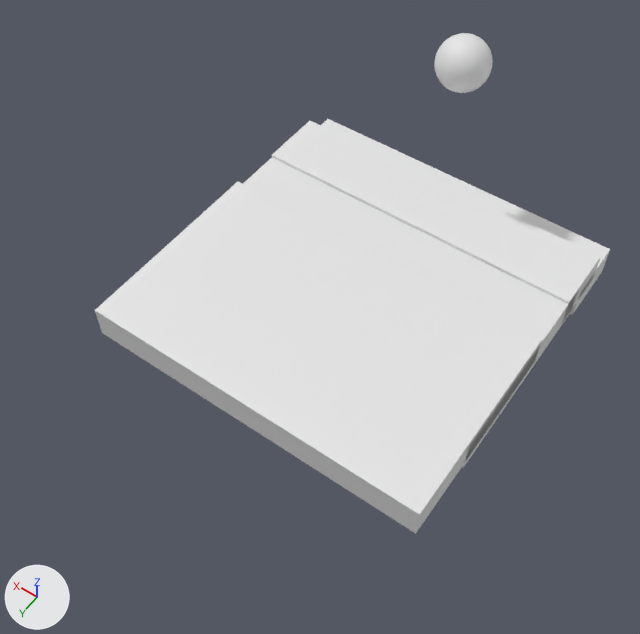
The Blender file Blender/Simulation.blend as it was, and as the next commit left it.
The view is the same before and after, from a 50 mm camera at (-16.5, 36.0, 38.1) aimed at (-0.5, 13.6, 2.9). Every picture has the same lights, and +X, +Y and +Z are marked at lower left.

Before the edit, the objects in view are built like this:
```python
me_cube = bpy.data.meshes.new('Cube')
me_cube.from_pydata(...)  # a box spanning x -1.0..1.0, y -1.0..1.0, z -1.0..1.0
me_cube_001 = bpy.data.meshes.new('Cube.001')
me_cube_001.from_pydata(...)  # a box spanning x -1.0..1.0, y -1.0..1.0, z -1.0..1.0
me_cube_002 = bpy.data.meshes.new('Cube.002')
me_cube_002.from_pydata(...)  # a box spanning x -1.0..1.0, y -1.0..1.0, z -1.0..1.0
me_cube_003 = bpy.data.meshes.new('Cube.003')
me_cube_003.from_pydata(...)  # a box spanning x -1.0..1.0, y -1.0..1.0, z -1.0..1.0
me_sphere = bpy.data.meshes.new('Sphere')
me_sphere.from_pydata(...)  # a UV sphere (32 segments, 16 rings, poles along z) spanning x -1.0..1.0, y -1.0..1.0, z -1.0..1.0
me_sphere.polygons.foreach_set('use_smooth', [True] * 512)
ob_cube = bpy.data.objects.new('Cube', me_cube)
ob_cube.location = (0.0, 0.0, -1.0)
ob_cube.scale = (10.0, 2.0, 1.0)
ob_cube_001 = bpy.data.objects.new('Cube.001', me_cube_001)
ob_cube_001.location = (0.0, 2.0, 0.2)
ob_cube_001.scale = (10.0, 2.0, 1.0)
ob_cube_002 = bpy.data.objects.new('Cube.002', me_cube_002)
ob_cube_002.location = (0.0, 8.73, 0.0)
ob_cube_002.scale = (10.0, 6.0, 1.0)
ob_cube_003 = bpy.data.objects.new('Cube.003', me_cube_003)
ob_cube_003.location = (0.0, 13.27, 0.5)
ob_cube_003.scale = (10.0, 6.0, 1.0)
ob_sphere = bpy.data.objects.new('Sphere', me_sphere)
ob_sphere.location = (0.0, 0.06, 9.79)
ob_sphere.scale = (1.5, 1.5, 1.5)
```
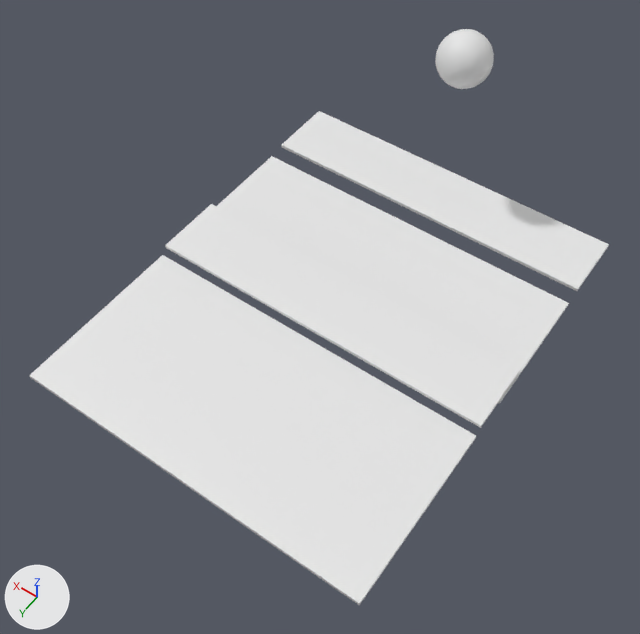
Commit message: Finished Simulink Simulation Blender

The change, as JSON lines over the scene's bpy script:
```json
{"op": "set", "path": "ob_cube.location", "old": "(0.0, 0.0, -1.0)", "new": "(0.0, 19.02, 1.0)"}
{"op": "set", "path": "ob_cube.scale", "old": "(10.0, 2.0, 1.0)", "new": "(10.0, 5.0, 0.1)"}
{"op": "set", "path": "ob_sphere.location", "old": "(0.0, 0.06, 9.79)", "new": "(0.0, 0.0, 10.0)"}
{"op": "set", "path": "ob_cube_001.location", "old": "(0.0, 2.0, 0.2)", "new": "(0.0, 1.0, 1.2)"}
{"op": "set", "path": "ob_cube_001.scale", "old": "(10.0, 2.0, 1.0)", "new": "(10.0, 2.0, 0.1)"}
{"op": "set", "path": "ob_cube_002.location", "old": "(0.0, 8.73, 0.0)", "new": "(0.0, 7.83, 1.0)"}
{"op": "set", "path": "ob_cube_002.scale", "old": "(10.0, 6.0, 1.0)", "new": "(10.0, 3.83, 0.1)"}
{"op": "set", "path": "ob_cube_003.location", "old": "(0.0, 13.27, 0.5)", "new": "(0.0, 11.7, 1.5)"}
{"op": "set", "path": "ob_cube_003.scale", "old": "(10.0, 6.0, 1.0)", "new": "(10.0, 2.0, 0.1)"}
```

Changed parts and their boxes (x1, y1, x2, y2) in the pictures (640 x 634 px):
```json
{"object": "Cube.003", "change": "moved, rescaled", "before": [95, 182, 542, 534], "after": [165, 204, 521, 428], "on screen": "20% narrower, 36% shorter"}
{"object": "Cube", "change": "moved, rescaled", "before": [321, 119, 610, 315], "after": [29, 255, 476, 605]}
{"object": "Cube.002", "change": "moved, rescaled", "before": [243, 158, 578, 468], "after": [217, 156, 569, 404]}
{"object": "Cube.001", "change": "moved, rescaled", "before": [272, 121, 601, 323], "after": [281, 111, 609, 291], "on screen": "11% shorter"}
{"object": "Sphere", "change": "moved", "before": [434, 33, 493, 93], "after": [435, 29, 494, 89]}
```
